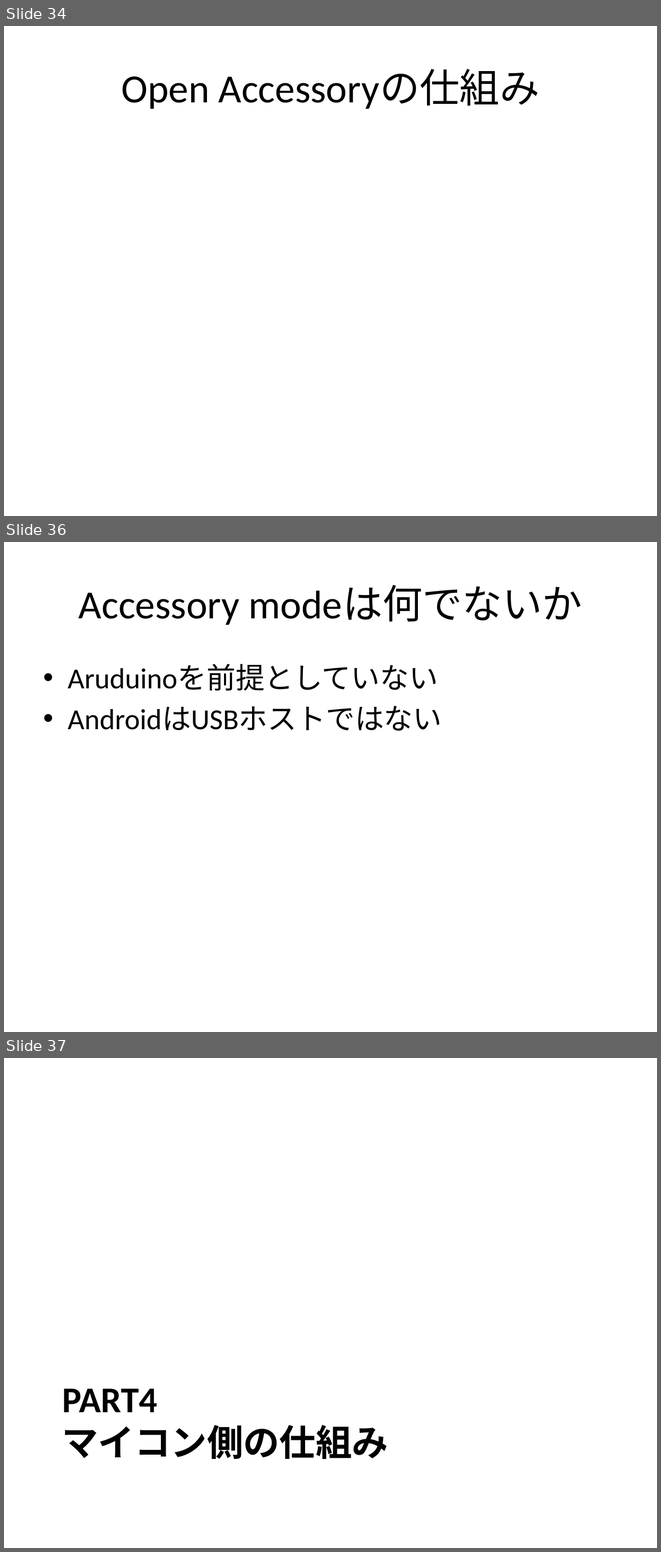
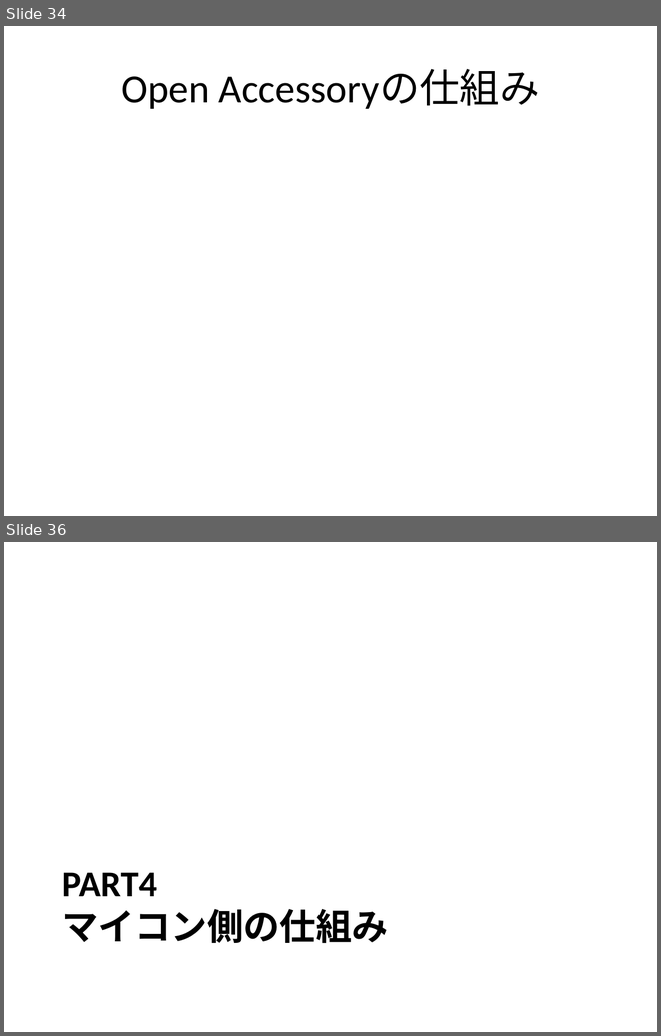
Before and after one commit to magoroku15/OpenAccessoryDemo, a slide deck: Doc/poorman's adk.pptx. Shown one above the other, each under a label of ours: slides 34, 36 and 37 before the commit, slides 34 and 36 after it; the slides between them are not shown. The pictures are 661x1552 and 661x1036 pixels, drawn with LibreOffice and Linux fonts; fonts in the diff are those of the drawing. Boxes give left, top, right and bottom in pixels: in the first picture for what was removed or moved away, otherwise in the second. Text is boxed around its words. In the diff, an @@ line names an element or a change of style, - is before the commit and + after.

```diff
--- a/Doc/poorman's adk.pptx
+++ b/Doc/poorman's adk.pptx
@@ slide 36 removed at (4, 542, 657, 1032), background #FFFFFF @@
@@ title removed at (79, 585, 582, 625) @@
-Accessory modeは何でないか
@@ text removed at (68, 664, 442, 731) @@
-• Aruduinoを前提としていない
-• AndroidはUSBホストではない
@@ what was slide 37 is now slide 36 @@
```
Also in this commit, not shown: 1 slide changed.
